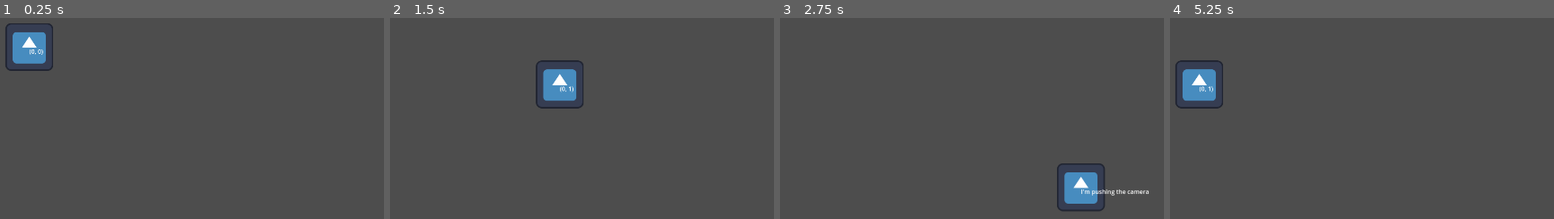
Above: before the commit, frames 1-4 (left to right).
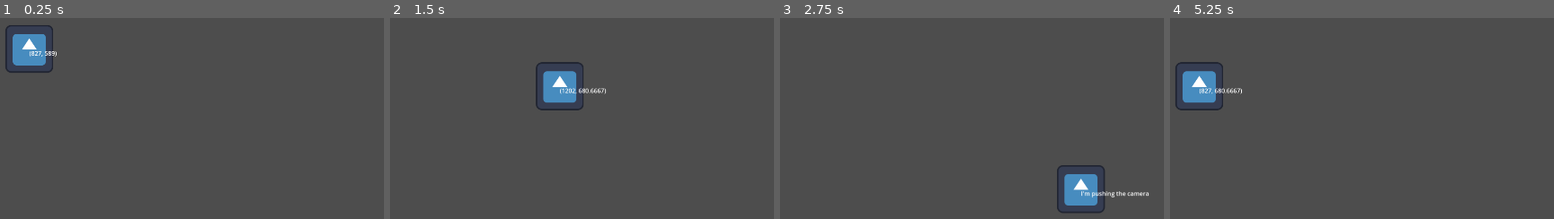
Above: after the commit, the same moments.

Repository: skycatminepokie/hackusu-25
Game: Godot game, scene res://Scenes/world.tscn
Two runs of this game, one before a commit and one after it. Both use one fixed random seed, a clock stepped at 60 frames per second and the inputs below. The engine's default icon, where the game draws it, is replaced by a stand-in: a white triangle on a blue panel in a dark square.
Inputs:
- Up to frame 1 (0.25 s): no input
- Up to frame 2 (1.5 s): tap Enter at 0.5 s; hold D (Right) 0.53-1.28 s; hold S (Down) from 1.28 s (still down)
- Up to frame 3 (2.75 s): release S (Down) at 2.03 s; hold D (Right) from 2.03 s (still down)
- Up to frame 4 (5.25 s): release D (Right) at 2.78 s; hold W (Up) 2.78-3.53 s; hold A (Left) 3.53-5.03 s; hold S (Down) from 5.03 s (still down)

The runs differ from the first frame. In frame 1, 0.7% of the frame differs, in the area x 1-15%, y 2-28%; in frame 2, 0.9%, in the area x 37-57%, y 20-46%; in frame 3, 0.9%; in frame 4, 0.9%.

Commit message:
fixed so that screen pos is accurate

Diff:
--- a/Scenes/world.tscn
+++ b/Scenes/world.tscn
@@ -5,6 +5,7 @@
 [node name="World" type="Node2D"]
 
 [node name="Camera2D" type="Camera2D" parent="."]
+position = Vector2(0, -5)
 
 [node name="Player" parent="." instance=ExtResource("1_th2ir")]
 position = Vector2(-133, 44)
--- a/Scripts/playermovement.gd
+++ b/Scripts/playermovement.gd
@@ -3,24 +3,24 @@
 @onready var label = $Label
 func _physics_process(delta: float)-> void:
 	var inputdirection = Vector2(0,0)
-	var screen_position = global_position
+	var screen_position = get_global_transform_with_canvas().origin
 	inputdirection.y = Input.get_axis("Up", "Down")
 	inputdirection.x = Input.get_axis("Left", "Right")
 	match inputdirection:
 		Vector2(0,0):
 			velocity = Vector2.ZERO
 		Vector2(1,0):
-			velocity = Vector2(SPEED,0)
+			velocity = Vector2(SPEED, 0)
 		Vector2(-1,0):
-			velocity = Vector2(SPEED * -1,0)
+			velocity = Vector2(SPEED*-1, 0)
 		Vector2(0,-1):
-			velocity = Vector2(0,SPEED*-1)
+			velocity = Vector2(0, SPEED*-1)
 		Vector2(0,1):
-			velocity = Vector2(0,SPEED)
+			velocity = Vector2(0, SPEED)
 
-	label.text = str(inputdirection)
-	if screen_position.y > 300 or screen_position.y < -300:
+	label.text = str(screen_position)
+	if screen_position.y > 840 or screen_position.y < 240:
 		label.text = "I'm pushing the camera"
-	if screen_position.x > 600 or screen_position.x < -600:
+	if screen_position.x > 1680 or screen_position.x < 240:
 		label.text = "I'm pushing the camera"
 	move_and_slide()
